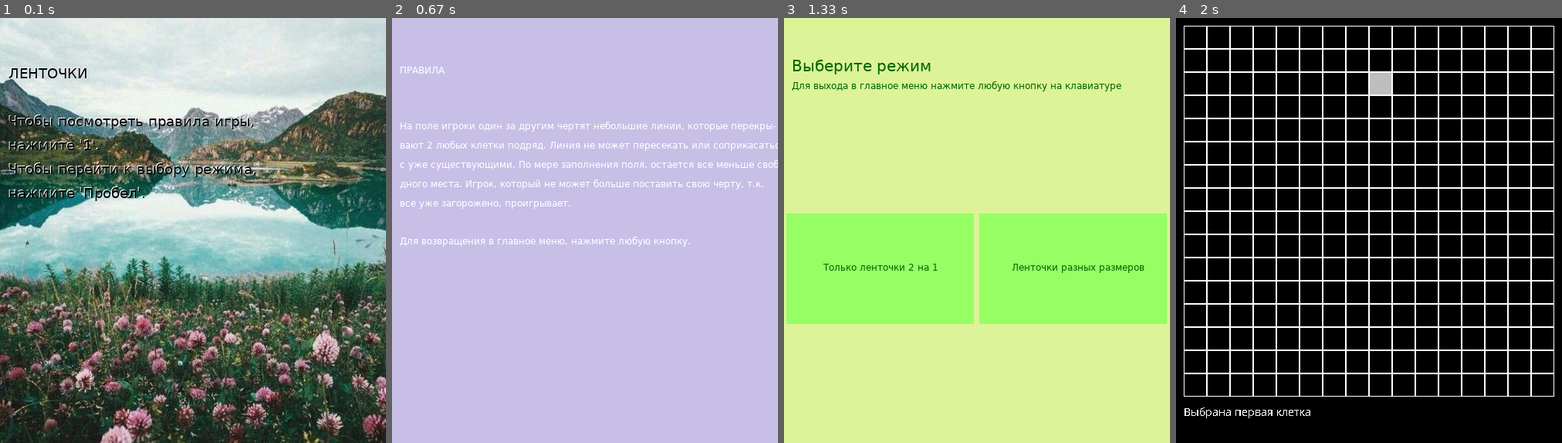
Above: before the commit, frames 1-4 (left to right).
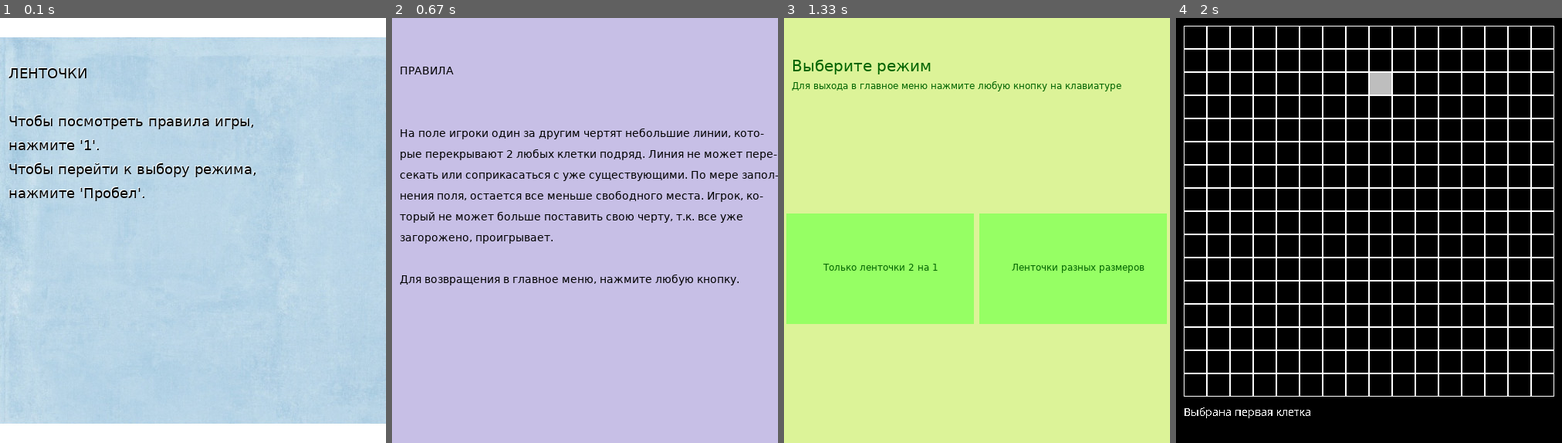
Above: after the commit, the same moments.

Repository: som-thing/yandex-pygame
Game: pygame game, started from Pygame 0.0/main.py
The game is run twice, just before and just after one commit, with the same random seed, the same clock (stepped at 60 frames per second) and the same inputs.
Inputs (mouse positions are in pixels of both pictures, inside the frame that each line leads up to):
- Up to frame 1 (0.1 s): no input
- Up to frame 2 (0.67 s): tap 1 at 0.33 s
- Up to frame 3 (1.33 s): tap Space at 0.67, 1 s
- Up to frame 4 (2 s): click (1415, 268) at 1.38 s; click (1376, 86) at 1.72 s

The runs differ from the first frame. In frame 1, 89% of the frame differs, in the area x 0-100%, y 0-100%; in frame 2, 6.9%; in frame 3, nothing differs; in frame 4, nothing differs.

Commit message:
changed design

Diff:
--- a/Pygame 0.0/main.py
+++ b/Pygame 0.0/main.py
@@ -477,19 +477,20 @@
 
 def rules():
     intro_text = ["ПРАВИЛА", "", "",
-                  "На поле игроки один за другим чертят небольшие линии, которые перекры-",
-                  "вают 2 любых клетки подряд. Линия не может пересекать или соприкасаться",
-                  "с уже существующими. По мере заполнения поля, остается все меньше свобо",
-                  "дного места. Игрок, который не может больше поставить свою черту, т.к.",
-                  "все уже загорожено, проигрывает.", "",
+                  "На поле игроки один за другим чертят небольшие линии, кото-",
+                  "рые перекрывают 2 любых клетки подряд. Линия не может пере-",
+                  "секать или соприкасаться с уже существующими. По мере запол-",
+                  "нения поля, остается все меньше свободного места. Игрок, ко-",
+                  "торый не может больше поставить свою черту, т.к. все уже",
+                  "загорожено, проигрывает.", "",
                   "Для возвращения в главное меню, нажмите любую кнопку."]
 
     fon = pygame.transform.scale(load_image('fon2.jpg'), size)
     screen.blit(fon, (0, 0))
-    font = pygame.font.SysFont('Verdana', 12)
+    font = pygame.font.SysFont('Verdana', 14)
     text_coord = 50
     for line in intro_text:
-        string_rendered = font.render(line, 1, pygame.Color('white'))
+        string_rendered = font.render(line, 1, pygame.Color('Black'))
         intro_rect = string_rendered.get_rect()
         text_coord += 10
         intro_rect.top = text_coord
Binary file changed: Pygame 0.0/data/fon.jpg
